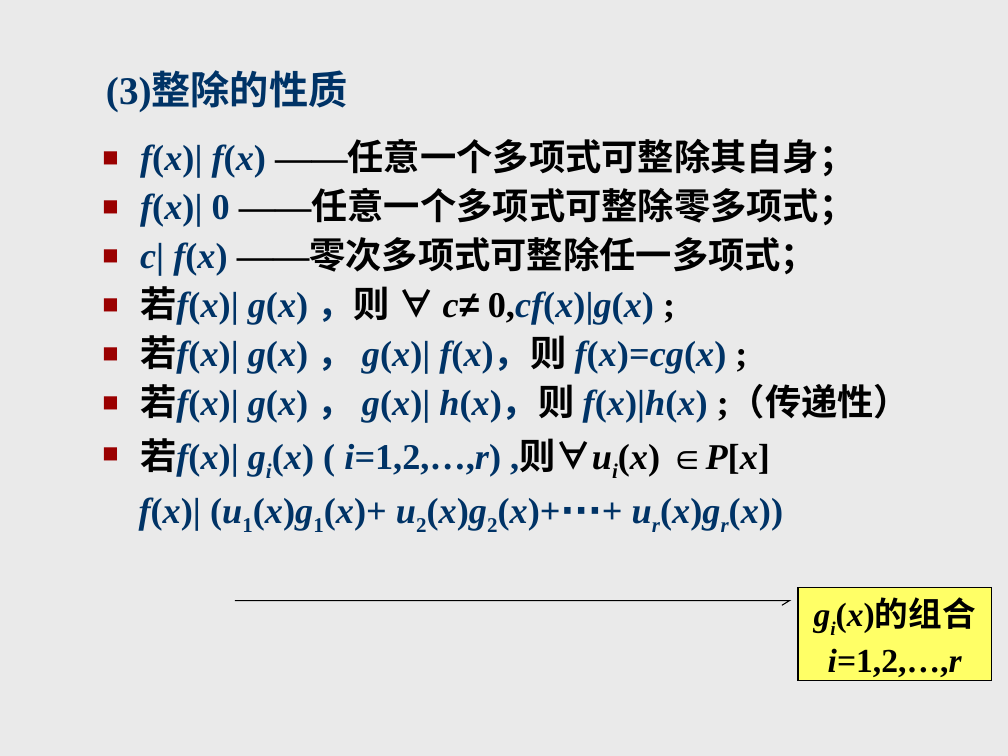
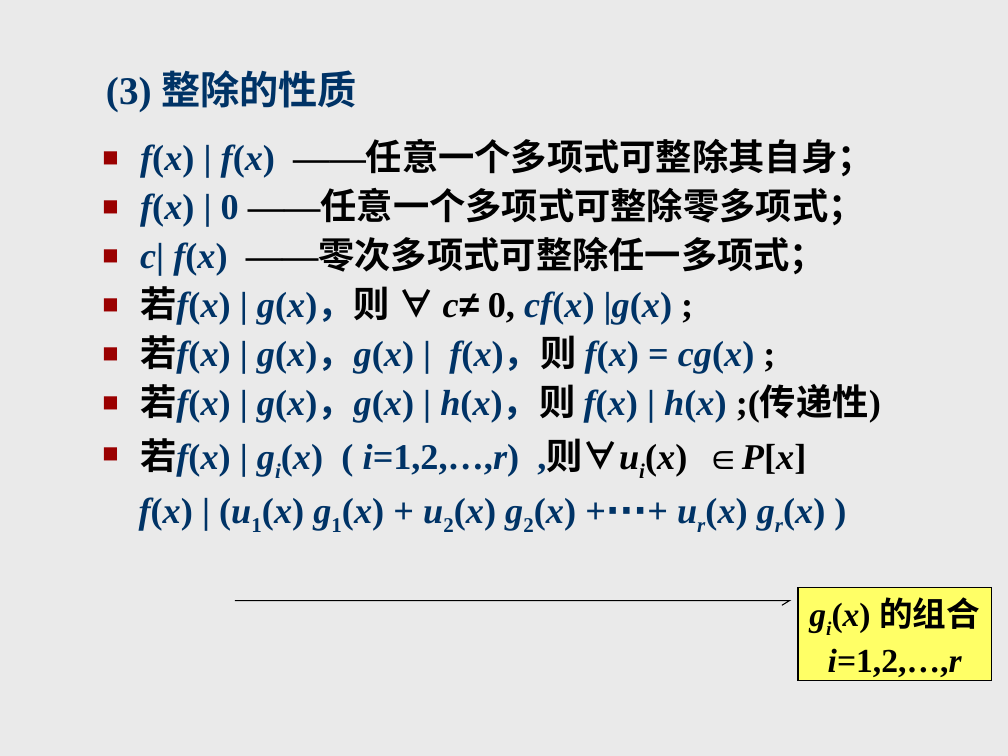
Before and after one commit to zhangbiaomath/zhangbiaomath.github.io, a slide deck: slide 27 of teaching/高等代数/课件/第1章-多项式.ppt. Drawn at 1008x756 pixels with LibreOffice and Linux fonts; fonts in the diff are those of the drawing. Boxes give left, top, right and bottom in pixels: in the first picture for what was removed or moved away, otherwise in the second. Text is boxed around its words. In the diff, an @@ line names an element or a change of style, - is before the commit and + after.

```diff
--- a/teaching/高等代数/课件/第1章-多项式.ppt
+++ b/teaching/高等代数/课件/第1章-多项式.ppt
@@ title at [106, 70, 357, 112]: spaces changed @@
-(3)整除的性质
+(3) 整除的性质
@@ text at [140, 143, 873, 227]: spaces changed @@
-■ f(x)| f(x) ——任意一个多项式可整除其自身；
-■ f(x)| 0 ——任意一个多项式可整除零多项式；
+■ f(x) | f(x) ——任意一个多项式可整除其自身；
+■ f(x) | 0 ——任意一个多项式可整除零多项式；
@@ text at [139, 286, 881, 530]: text changed @@
-■ 若f(x)| g(x) ，则 ∀ c≠ 0,cf(x)|g(x) ;
-■ 若f(x)| g(x) ， g(x)| f(x)，则 f(x)=cg(x) ;
-■ 若f(x)| g(x) ， g(x)| h(x)，则 f(x)|h(x) ;（传递性）
-■ 若f(x)| gi(x) ( i=1,2,…,r) ,则∀ui(x) ∈P[x]
-f(x)| (u1(x)g1(x)+ u2(x)g2(x)+⋅⋅⋅+ ur(x)gr(x))
+■ 若f(x) | g(x)，则 ∀ c≠ 0, cf(x) |g(x) ;
+■ 若f(x) | g(x)，g(x) | f(x)，则 f(x) = cg(x) ;
+■ 若f(x) | g(x)，g(x) | h(x)，则 f(x) | h(x) ;(传递性)
+■ 若f(x) | gi(x) ( i=1,2,…,r) ,则∀ui(x) ∈P[x]
+f(x) | (u1(x) g1(x) + u2(x) g2(x) +⋅⋅⋅+ ur(x) gr(x) )
@@ text in border callout at [832, 597, 980, 633]: spaces changed @@
-gi(x)的组合
+gi(x) 的组合
```
Also in this commit, not shown: 102 other slides changed.
